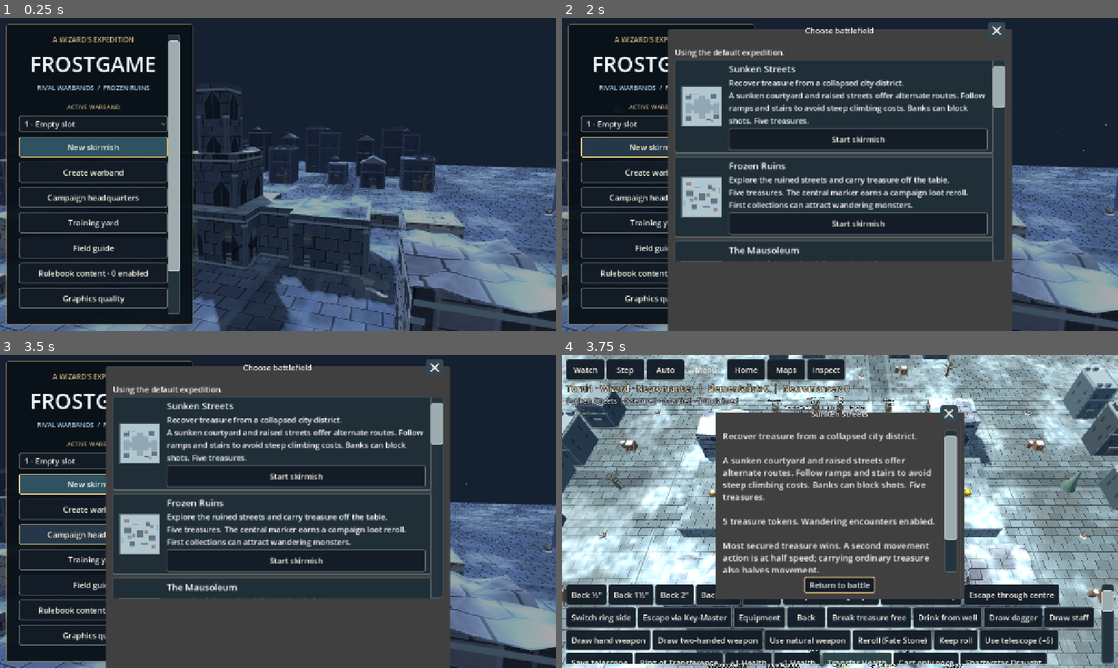
Above: before the commit, frames 1-4 (two rows, left to right).
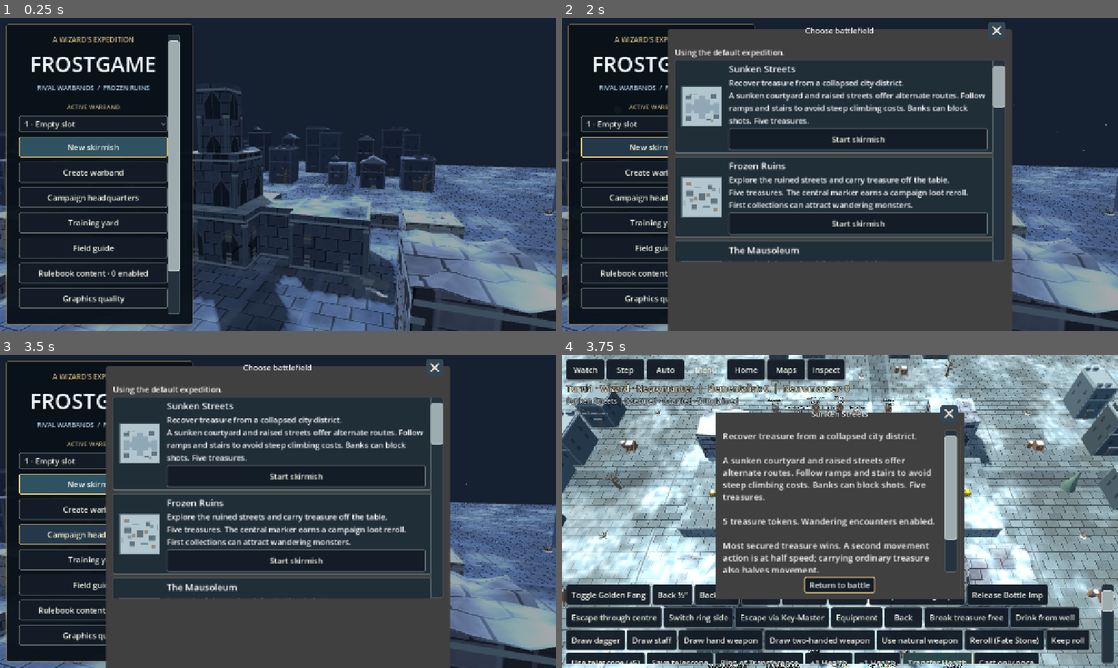
Above: after the commit, the same moments.

Repository: drag0nblad3/Frostgame
Game: Godot game, scene res://scenes/title.tscn
Same seed, same stepped clock (60 frames per second), same inputs: the game is played once before the commit and once after it.
Inputs:
- Up to frame 1 (0.25 s): no input
- Up to frame 2 (2 s): click "New skirmish" at 0.5 s; click "New skirmish" at 1.25 s
- Up to frame 3 (3.5 s): click "Campaign headquarters" at 2 s; click "Campaign headquarters" at 2.75 s
- Up to frame 4 (3.75 s): click "Start skirmish" at 3.5 s

Frames 1-3 are identical in both runs. In frame 4, 5.8% of the frame differs, in the area x 1-96%, y 73-99%.

Commit message:
Implement Golden Fang charges and optional skull enhancement

Diff:
--- a/data/expansions/red_king/treasure.json
+++ b/data/expansions/red_king/treasure.json
@@ -325,13 +325,15 @@
       "expansion": "red_king"
     },
     "gear_rk_golden_fangs_6": {
-      "name": "Golden Fangs (6)",
-      "type": "item",
-      "buy": 120,
-      "sell": 90,
-      "bonus": {},
-      "live": false,
-      "expansion": "red_king"
+      "name": "Golden Fangs",
+      "type": "item",
+      "buy": 20,
+      "sell": 15,
+      "bonus": {},
+      "live": true,
+      "expansion": "red_king",
+      "caster_only": true,
+      "material": true
     },
     "gear_rk_bracelet_of_vigour": {
       "name": "Bracelet of Vigour",
--- a/src/core/campaign/campaign_inventory.gd
+++ b/src/core/campaign/campaign_inventory.gd
@@ -143,6 +143,13 @@
 			var other_info: Dictionary = catalog()[item_id(other)]
 			if (item.get("gear","")=="gear_rk_lightning_brooch" and (other_info.get("bonus",{}).has("elemental_resistance") or o …(191 unchanged characters)…
 				return false
+			if item_id(item)==RedKingMaterials.FANGS and item_id(other)==RedKingMaterials.FANGS:
+				var total := RedKingMaterials.amount(item)+RedKingMaterials.amount(other)
+				if total>6:
+					return false
+				other["uses"]=total
+				d["loot"].remove_at(index)
+				return true
 			if item["kind"] == "gear" and other["kind"] == "gear":
 				if item_id(item)==item_id(other) or (info["type"]!="item" and other_info["type"]==info["type"]):
 					return false
@@ -225,6 +232,8 @@
 				gear["casting_spell"] = item.get("casting_spell", "")
 			if item["gear"] == PowerPool.ORB:
 				gear["power_left"] = PowerPool.remaining(item)
+			if item["gear"]==RedKingMaterials.FANGS:
+				gear["uses"]=RedKingMaterials.amount(item)
 			items.append(gear)
 	return items
 
@@ -236,11 +245,14 @@
 		var remaining := {}
 		var enchanted := {}
 		var orb_left := -1
+		var fangs_left := 0
 		for item: Dictionary in f.items:
 			if item.get("campaign_item", false):
 				var id := item_id(item)
 				if id == PowerPool.ORB:
 					orb_left = PowerPool.remaining(item)
+				if id==RedKingMaterials.FANGS:
+					fangs_left=RedKingMaterials.amount(item)
 				remaining[id] = int(remaining.get(id, 0)) + 1
 				if item.get("enchanted",false):
 					enchanted[id]=int(enchanted.get(id,0))+1
@@ -260,6 +272,8 @@
 						enchanted[id]=int(enchanted[id])-1
 				if id == PowerPool.ORB:
 					item["power_left"] = orb_left
+				if id==RedKingMaterials.FANGS:
+					item["uses"]=fangs_left
 
 
 static func lose_owned(d: Dictionary, owner: int) -> void:
--- a/src/core/campaign/red_king_materials.gd
+++ b/src/core/campaign/red_king_materials.gd
@@ -2,10 +2,11 @@
 extends RefCounted
 const WAX := "gear_rk_enchanted_scroll_wax_6"
 const VIAL := "gear_rk_enchanted_vials_6"
+const FANGS := "gear_rk_golden_fangs_6"
 
 
 static func is_supply(id: String) -> bool:
-	return id in [WAX,VIAL]
+	return id in [WAX,VIAL,FANGS]
 
 
 static func for_ritual(id: String) -> String:
@@ -29,9 +30,15 @@
 static func add(d: Dictionary,id: String,count: int) -> void:
 	for item: Dictionary in d["loot"]:
 		if item.get("gear","")==id and int(item.get("owner",-1))<0 and not item.get("ragged_sealed",false):
-			item["uses"]=amount(item)+count
-			return
-	d["loot"].append({"kind":"gear","gear":id,"owner":-1,"uses":count,"unlocked":true})
+			var take := mini(count,maxi(0,6-amount(item))) if id==FANGS else count
+			item["uses"]=amount(item)+take
+			count-=take
+			if count==0:
+				return
+	while count>0:
+		var take := mini(6,count) if id==FANGS else count
+		d["loot"].append({"kind":"gear","gear":id,"owner":-1,"uses":take,"unlocked":true})
+		count-=take
 
 
 static func consume_at(d: Dictionary,index: int) -> bool:
@@ -73,3 +80,35 @@
 	if roll<19:
 		items.remove_at(index)
 	return roll
+
+
+static func split_fang(d: Dictionary,index: int) -> bool:
+	if index<0 or index>=d.get("loot",[]).size() or RaggedWarbands.active(d):
+		return false
+	var item: Dictionary=d["loot"][index]
+	if item.get("gear","")!=FANGS or item.get("ragged_sealed",false) or amount(item)<2:
+		return false
+	item["uses"]=amount(item)-1
+	d["loot"].append({"kind":"gear","gear":FANGS,"owner":-1,"uses":1,"unlocked":true})
+	return true
+
+
+static func fang_count(f: Figure) -> int:
+	if f==null or MagicEquipment.suppressed(f):
+		return 0
+	for item in f.items:
+		if item.get("gear","")==FANGS:
+			return amount(item)
+	return 0
+
+
+static func spend_fang(f: Figure) -> bool:
+	if fang_count(f)<=0:
+		return false
+	for i in f.items.size():
+		if f.items[i].get("gear","")==FANGS:
+			f.items[i]["uses"]=amount(f.items[i])-1
+			if int(f.items[i]["uses"])==0:
+				f.items.remove_at(i)
+			return true
+	return false
--- a/src/core/figures/figure.gd
+++ b/src/core/figures/figure.gd
@@ -102,7 +102,7 @@
 		value = maxi(0, value - 4)
 	if spell_effects.has("petrify"):
 		value = maxi(0, value - 3)
-	return value - int(used_gear.get("rk_soulchill_fight",0))
+	return value - int(used_gear.get("rk_soulchill_fight",0)) + (1 if used_gear.get("rk_golden_fang",false) else 0)
 
 
 func effective_armour() -> int:
--- a/src/core/state/spell_actions.gd
+++ b/src/core/state/spell_actions.gd
@@ -391,7 +391,7 @@
 		terrain.apply(f, id, p["at"], p["rotated"], int(result["roll"]))
 		return true
 	if SummonActions.PLACEMENT.has(id):
-		summons.spawn(f, id, p["at"], int(p["total"]) + health, int(p["tn"]))
+		summons.spawn(f,id,p["at"],int(result["roll"]),int(p["tn"]),bool(p.get("golden_fang",false)))
 		illusions.sweep()
 		return true
 	if not t.in_play():
@@ -743,3 +743,11 @@
 	f.spell_effects.erase("potion_shatterstar")
 	_dispatch_shatter(entry)
 	return true
+
+
+func toggle_golden_fang() -> bool:
+	var p := c.state.pending_cast
+	if p.get("id","")!="animate_skull" or RedKingMaterials.fang_count(c.state.figure(p["caster"]))<=0:
+		return false
+	p["golden_fang"]=not p.get("golden_fang",false)
+	return true
--- a/src/core/state/summon_actions.gd
+++ b/src/core/state/summon_actions.gd
@@ -136,7 +136,7 @@
 	c.emit("exit", {"id": t.id})
 
 
-func spawn(f: Figure, id: String, at: Vector2, roll: int, tn: int) -> void:
+func spawn(f: Figure, id: String, at: Vector2, roll: int, tn: int,golden_fang: bool=false) -> void:
 	var type := id
 	var side := -1
 	match id:
@@ -157,6 +157,9 @@
 		"animate_skull":
 			type = "animated_skull"
 	var t := c._encounters._spawn_at(type, at, side,f.ring_side)
+	if id=="animate_skull" and golden_fang and RedKingMaterials.spend_fang(f):
+		t.used_gear["rk_golden_fang"]=true
+		c.emit("gear_used",{"id":f.id,"target":t.id,"gear":RedKingMaterials.FANGS})
 	if id in ["animate_skull","raise_zombie"] and skull_staff(f):
 		t.used_gear["rk_skull_strong"]=true
 	t.summoned_by = f.id
--- a/src/view/battle/battle_input.gd
+++ b/src/view/battle/battle_input.gd
@@ -319,6 +319,8 @@
 			var p := c.state.pending_cast
 			var power := mini(empower, PowerPool.available(c.state.figure(p["caster"])))
 			hint = "%s: rolled %d (modified %d), needs %d. Spend %d power + %d HP → %d." % [c.state.spell_catalog[p["id"]]["name"], p["raw"], p["total"], p["tn"], power, empower - power, int(p["total"]) + empower]
+			if p.get("golden_fang",false):
+				hint+=" • Golden Fang selected: +1 Fight on success."
 			if p.get("scroll", false):
 				hint = "%s: scroll casting result 14. Confirm to resolve." % c.state.spell_catalog[p["id"]]["name"]
 		"fate_combat":
@@ -597,6 +599,11 @@
 			return false
 		"cast_scroll":
 			return c._magic.insure()
+		"cast_fang":
+			c._magic.toggle_golden_fang()
+			_empower_buttons()
+			preview()
+			return false
 		"cast_confirm":
 			return c.finish_cast(empower)
 		"stay":
@@ -745,6 +752,8 @@
 func _empower_buttons() -> void:
 	available.assign(["cast_confirm"])
 	var p := c.state.pending_cast
+	if p.get("id","")=="animate_skull" and RedKingMaterials.fang_count(c.state.figure(p["caster"]))>0:
+		available.append("cast_fang")
 	if not p.get("scroll", false) and ActiveGear.ready(c.state.figure(p["caster"]), "gear_fate_stone"):
 		available.append("cast_fate")
 	if c._magic.can_insure():
--- a/src/view/hud/battle_hud.gd
+++ b/src/view/hud/battle_hud.gd
@@ -25,7 +25,7 @@
 signal action_pressed(action: String)
 
 const LOG_LINES := 4
-const ACTIONS := {"push_self_5":"Back ½″","push_self_15":"B …(5803 unchanged characters)…
+const ACTIONS := {"cast_fang":"Toggle Golden Fang","push_self_5":"Back ½″","push_self_15":"B …(5803 unchanged characters)…
 
 var _status: Label
 var _hint: Label
--- a/src/view/hud/figure_inspector.gd
+++ b/src/view/hud/figure_inspector.gd
@@ -119,6 +119,8 @@
 		var name := str(item.get("gear_info", {}).get("name", key.trim_prefix("gear_").replace("_", " ").capitalize()))
 		if item.get("enchanted",false):
 			name+=" (Enchanted)"
+		if item.get("gear","")==RedKingMaterials.FANGS:
+			name+=" (%d left)"%RedKingMaterials.amount(item)
 		if f.used_gear.has(key):
 			name += " (used)"
 		gear.append(name)
--- a/src/view/hud/inventory_panel.gd
+++ b/src/view/hud/inventory_panel.gd
@@ -18,6 +18,7 @@
 var caster_equipment_button: Button
 var book_spell: OptionButton
 var bind_book: Button
+var split_fang: Button
 
 
 func setup(p: CampaignProgress, figures: FigureDb, callback: Callable) -> void:
@@ -56,6 +57,10 @@
 	bind_book=_button("Permanently bind selected book to spell",func() -> void:
 		if loot.item_count>0 and book_spell.item_count>0 and CampaignInventory.bind_incunabula(campaign.data,int(loot.get_selected_metadata()),str(book_spell.get_selected_metadata())):
 			changed.call())
+	split_fang=_button("Split off one golden fang",func() -> void:
+		if loot.item_count>0 and RedKingMaterials.split_fang(campaign.data,int(loot.get_selected_metadata())):
+			changed.call())
+	split_fang.hide()
 	loot.item_selected.connect(func(_index: int) -> void: _refresh_item_buttons())
 	caster_equipment = OptionButton.new()
 	add_child(caster_equipment)
@@ -164,6 +169,7 @@
 
 
 func _refresh_item_buttons() -> void:
+	split_fang.hide()
 	book_spell.hide()
 	bind_book.hide()
 	book_spell.clear()
@@ -173,6 +179,8 @@
 	if loot.item_count == 0:
 		return
 	var item: Dictionary = campaign.data["loot"][int(loot.get_selected_metadata())]
+	if item.get("gear","")==RedKingMaterials.FANGS and RedKingMaterials.amount(item)>1 and not RaggedWarbands.active(campaign.data) and not item.get("ragged_sealed",false):
+		split_fang.show()
 	if item.get("gear","")=="gear_rk_golden_incunabula" and str(item.get("casting_spell","")).is_empty() and not item.get("ragged_sealed",false):
 		var spells: Dictionary = JsonFile.read("res://data/spells.json")
 		for id: String in spells:
--- a/tests/unit/test_red_king_rewards.gd
+++ b/tests/unit/test_red_king_rewards.gd
@@ -210,3 +210,22 @@
 	check(CampaignInventory.sell(d,0))
 	check_eq(int(d["gold"]),before+10)
 	check_eq(RedKingMaterials.available(d,RedKingMaterials.WAX),4)
+
+
+func test_golden_fangs_trade_split_and_summon() -> void:
+	var d := {"loot":[],"last_report":[]}
+	check(RedKingRewards.award(d,RedKingMaterials.FANGS,Dice.new(1)))
+	check_eq(RedKingMaterials.available(d,RedKingMaterials.FANGS),6)
+	check(RedKingMaterials.split_fang(d,0))
+	check_eq(RedKingMaterials.amount(d["loot"][0]),5)
+	check_eq(RedKingMaterials.amount(d["loot"][1]),1)
+	var f := fig("wizard",0,Vector2(10,10))
+	var c := make_game(make_board(),[f],Dice.new(1))
+	c.state.creature_db=db()
+	f.items.append({"gear":RedKingMaterials.FANGS,"uses":2,"gear_info":RedKingRewards.catalog()[RedKingMaterials.FANGS]})
+	c._magic.summons.spawn(f,"animate_skull",Vector2(12,10),15,8,true)
+	var skull: Figure=c.state.figures.back()
+	check_eq(skull.effective_fight(),skull.def.fight+1)
+	check_eq(RedKingMaterials.fang_count(f),1)
+	c._magic.summons.spawn(f,"animate_skull",Vector2(14,10),15,8,false)
+	check_eq(RedKingMaterials.fang_count(f),1)
Not shown, changed: docs/red-king-development.md
